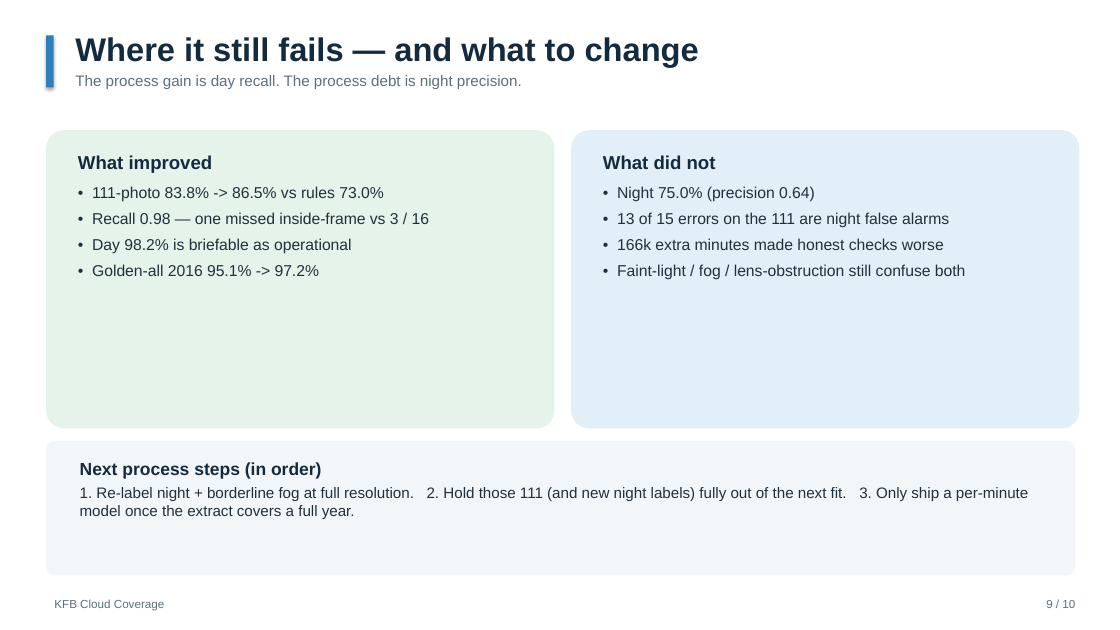
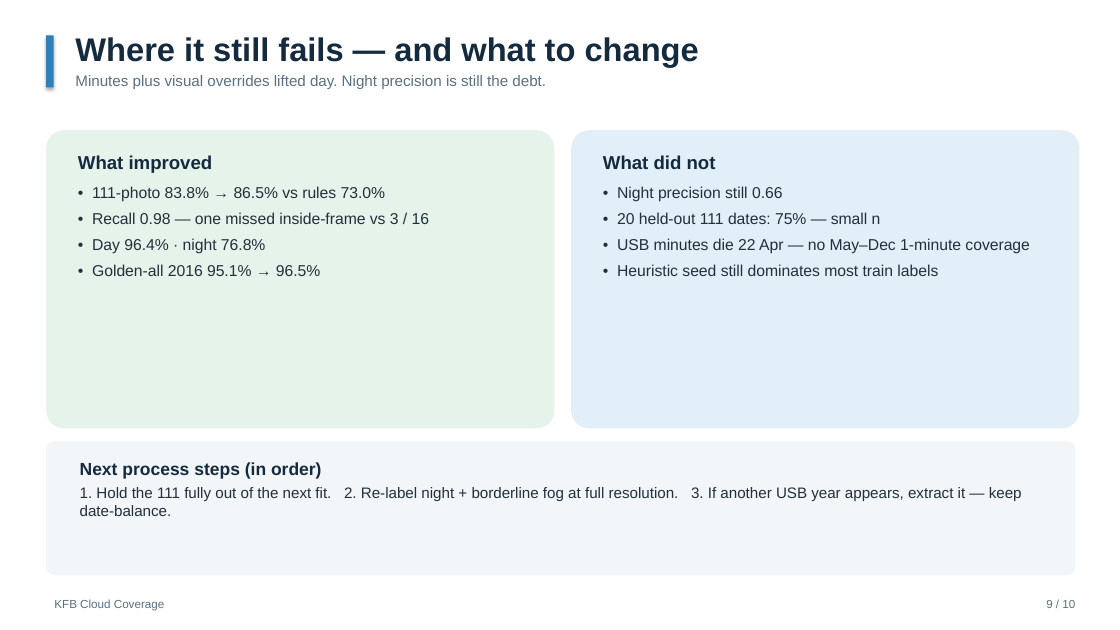
Before and after one commit to matthew169169/kfb-cloud-coverage, a slide deck: slide 9 of KFB_Process_Update.pptx. Drawn at 1120x630 pixels with LibreOffice and Linux fonts; fonts in the diff are those of the drawing. Boxes give left, top, right and bottom in pixels: in the first picture for what was removed or moved away, otherwise in the second. Text is boxed around its words. In the diff, an @@ line names an element or a change of style, - is before the commit and + after.

Commit message:
Present combined-data retrain: date-balanced holdout and process deck
Ship the 10-slide update PPT and docs against the 172,343-row combined
logreg (golden + hourly + Jan–Apr minutes + 111 visual overrides).

```diff
--- a/KFB_Process_Update.pptx
+++ b/KFB_Process_Update.pptx
@@ text at [75, 75, 546, 89]: text changed @@
-The process gain is day recall. The process debt is night precision.
+Minutes plus visual overrides lifted day. Night precision is still the debt.
@@ text at [92, 186, 385, 202]: text changed @@
-• 111-photo 83.8% -> 86.5% vs rules 73.0%
+• 111-photo 83.8% → 86.5% vs rules 73.0%
@@ text at [617, 186, 1030, 276]: text changed @@
-• Night 75.0% (precision 0.64)
-• 13 of 15 errors on the 111 are night false alarms
-• 166k extra minutes made honest checks worse
-• Faint-light / fog / lens-obstruction still confuse both
+• Night precision still 0.66
+• 20 held-out 111 dates: 75% — small n
+• USB minutes die 22 Apr — no May–Dec 1-minute coverage
+• Heuristic seed still dominates most train labels
@@ text at [92, 238, 320, 276]: text changed @@
-• Day 98.2% is briefable as operational
-• Golden-all 2016 95.1% -> 97.2%
+• Day 96.4% · night 76.8%
+• Golden-all 2016 95.1% → 96.5%
@@ text at [80, 487, 1022, 516]: text changed @@
-1. Re-label night + borderline fog at full resolution. 2. Hold those 111 (and new night labels) fully out of the next fit. 3. Only ship a per-minute model once the extract covers a full year.
+1. Hold the 111 fully out of the next fit. 2. Re-label night + borderline fog at full resolution. 3. If another USB year appears, extract it — keep date-balance.
```
Also in this commit, not shown: 8 other slides changed, 1 slide added, 1 slide removed, 6 other files.
